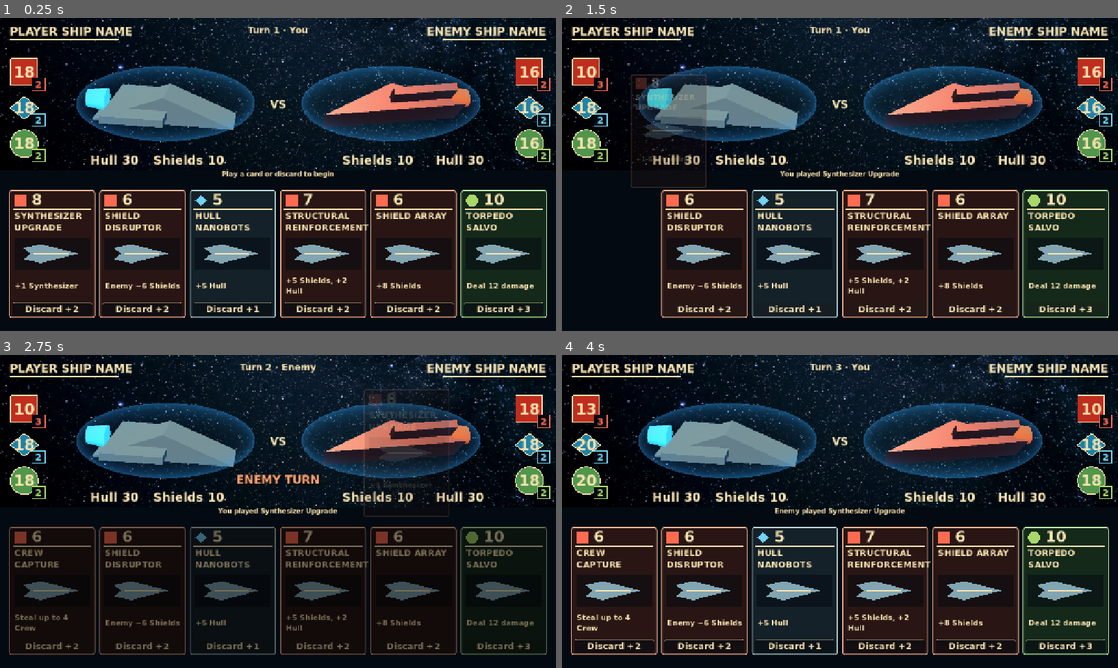
Above: before the commit, frames 1-4 (two rows, left to right).
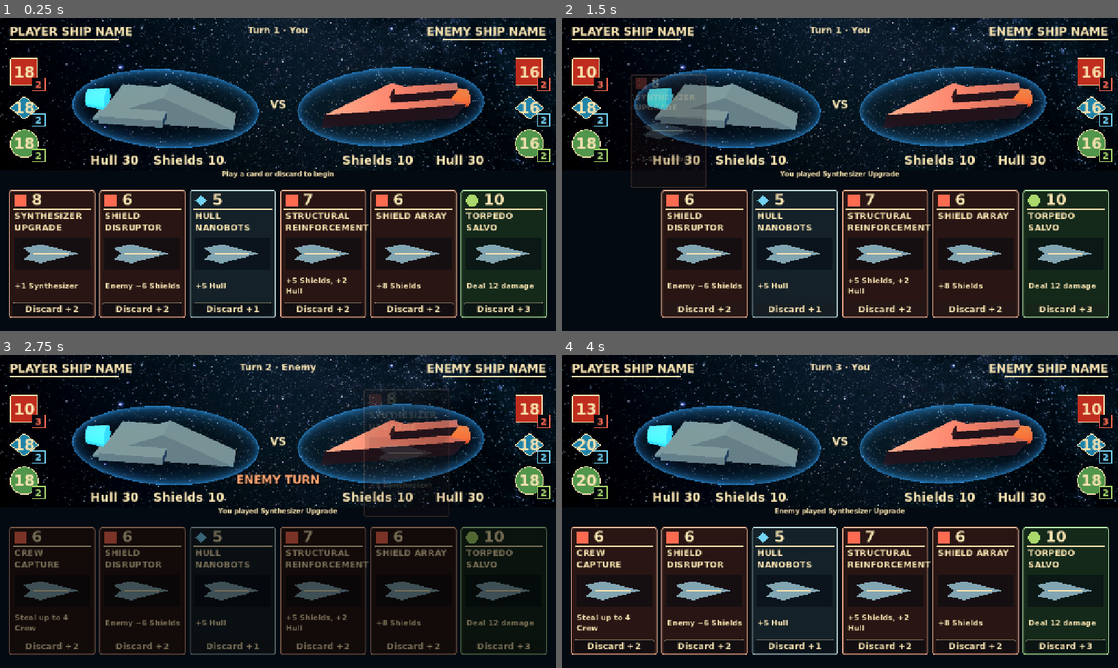
Above: after the commit, the same moments.

Repository: RPGMaster2000/arcospace
Game: Godot game, scene res://scenes/board_3d.tscn
Same seed, same stepped clock (60 frames per second), same inputs: the game is played once before the commit and once after it.
Inputs (mouse positions are in pixels of both pictures, inside the frame that each line leads up to):
- Up to frame 1 (0.25 s): no input
- Up to frame 2 (1.5 s): click "8" at 0.5 s; move the mouse to (962, 158) at 1.27 s; click (962, 158) at 1.42 s
- Up to frame 3 (2.75 s): drag from (166, 527) to (250, 574) at 2.02 s
- Up to frame 4 (4 s): move the mouse to (895, 442) at 2.77 s; click (895, 442) at 2.92 s; drag from (812, 574) to (673, 464) at 3.52 s

The runs differ from the first frame. In frame 1, 4.3% of the frame differs, in the area x 13-88%, y 15-42%; in frame 2, 4.0%; in frame 3, 4.2%; in frame 4, 4.3%.

Commit message:
Very minor shield effect adjustments.

Diff:
--- a/scenes/battlefield_3d.tscn
+++ b/scenes/battlefield_3d.tscn
@@ -56,7 +56,7 @@
 transform = Transform3D(7.54979e-08, -1, 0, 1, 7.54979e-08, 0, 0, 0, 1, -1.75, 0, 0)
 
 [node name="Shield" parent="PlayerShip" index="1"]
-transform = Transform3D(2.25, 0, 0, 0, 0.95, 0, 0, 0, 1.6, 0, 0, 0)
+transform = Transform3D(2.346569, 0.053582806, 0, -0.12693506, 0.99055177, 0, 0, 0, 1.671, 0, -0.12374891, 0)
 
 [node name="EnemyShip" parent="." unique_id=2100820454 instance=ExtResource("Ship")]
 transform = Transform3D(-1, 0, -8.742278e-08, 0, 1, 0, 8.742278e-08, 0, -1, 2.84, -0.24, 0)
@@ -75,7 +75,7 @@
 material_override = SubResource("EnemyEngine")
 
 [node name="Shield" parent="EnemyShip" index="1"]
-transform = Transform3D(2.25, 0, 0, 0, 0.95, 0, 0, 0, 1.6, 0, 0, 0)
+transform = Transform3D(2.3447225, 0.0664435, -3.2805758e-10, -0.15740144, 0.98977226, -9.784574e-09, -4.613554e-10, 5.8086753e-09, 1.671, 0, -0.075492814, 0)
 
 [node name="MeshInstance3D" type="MeshInstance3D" parent="." unique_id=425268941]
 transform = Transform3D(25.157, 0, 0, 0, 14.15, 0, 0, 0, 0.786, 0, 0, -3.05)
--- a/shaders/shield_3d.gdshader
+++ b/shaders/shield_3d.gdshader
@@ -6,10 +6,14 @@
 uniform float hit = 0.0;
 void fragment() {
 	float facing = clamp(dot(normalize(NORMAL), normalize(VIEW)), 0.0, 1.0);
-	float rim = pow(1.0 - facing, 2.0);
+	float rim = pow(1.0 - facing, 3.0);
 	float radius = sqrt(max(0.0, 1.0 - facing * facing));
 	float reveal = formation >= 1.0 ? 1.0 : 1.0 - smoothstep(formation - 0.04, formation + 0.04, radius);
 	float wave = (1.0 - smoothstep(0.0, 0.09, abs(radius - formation))) * sin(formation * 3.14159);
 	ALBEDO = tint.rgb;
-	ALPHA = strength * clamp((0.035 + rim * 0.5 + hit * 0.22) * reveal + wave * 0.65, 0.0, 0.9);
-}
+	ALPHA = strength * clamp(
+	    (0.01 + rim * 0.85 + hit * 0.22) * reveal
+	    + wave * 0.65,
+	    0.0, 0.95
+		);
+	}
